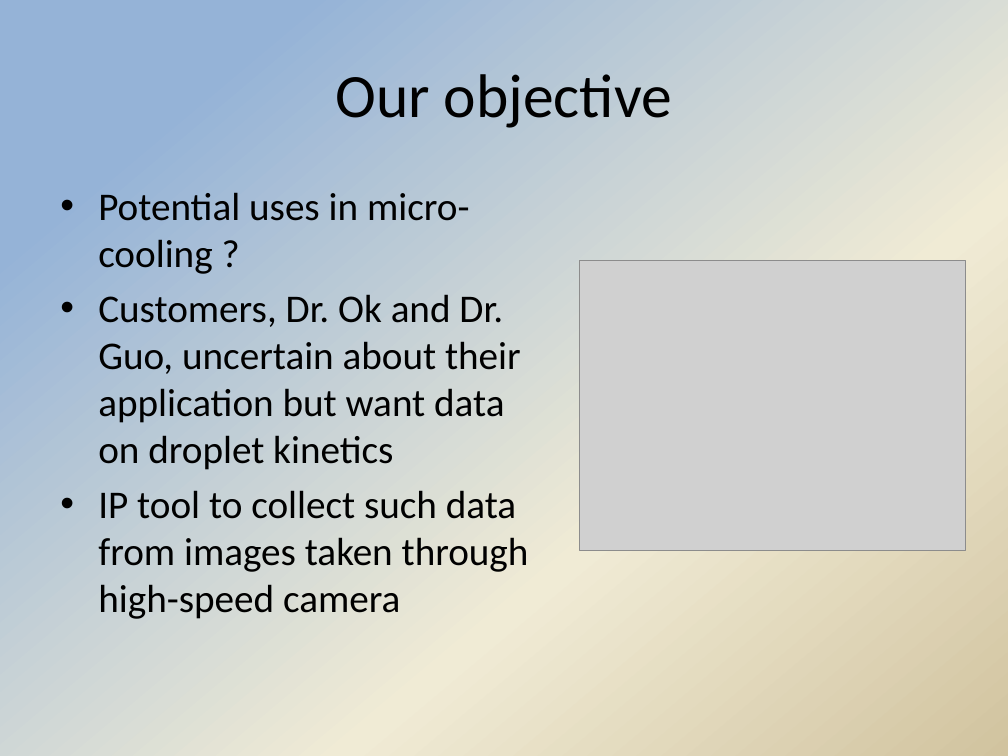
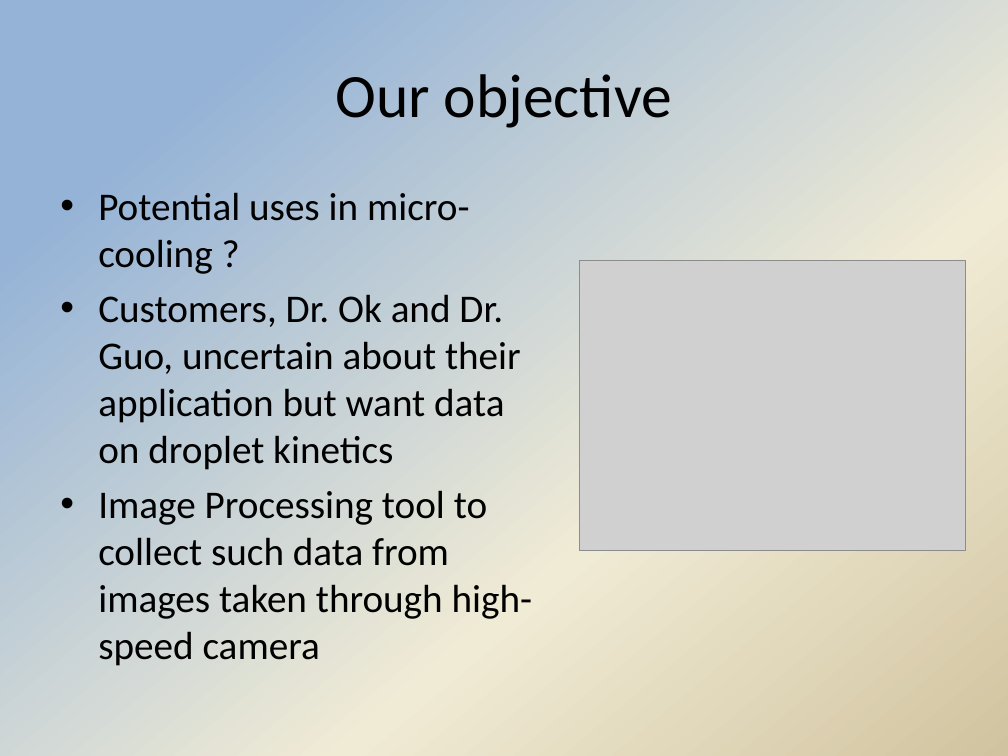
Before and after one commit to Hdtran89/ImageProcessing, a slide deck: slide 4 of A Team Documents/Interim presentation.pptx. Drawn at 1008x756 pixels with LibreOffice and Linux fonts; fonts in the diff are those of the drawing; grey boxes stand for pictures; background and template pictures are left out. Boxes give left, top, right and bottom in pixels: in the first picture for what was removed or moved away, otherwise in the second. Text is boxed around its words. In the diff, an @@ line names an element or a change of style, - is before the commit and + after.

```diff
--- a/A Team Documents/Interim presentation.pptx
+++ b/A Team Documents/Interim presentation.pptx
@@ text at (98,490,532,666): text changed @@
-• IP tool to collect such data from images taken through high-speed camera
+• Image Processing tool to collect such data from images taken through high-speed camera
```
Also in this commit, not shown: 5 other slides changed, 3 slides added.
